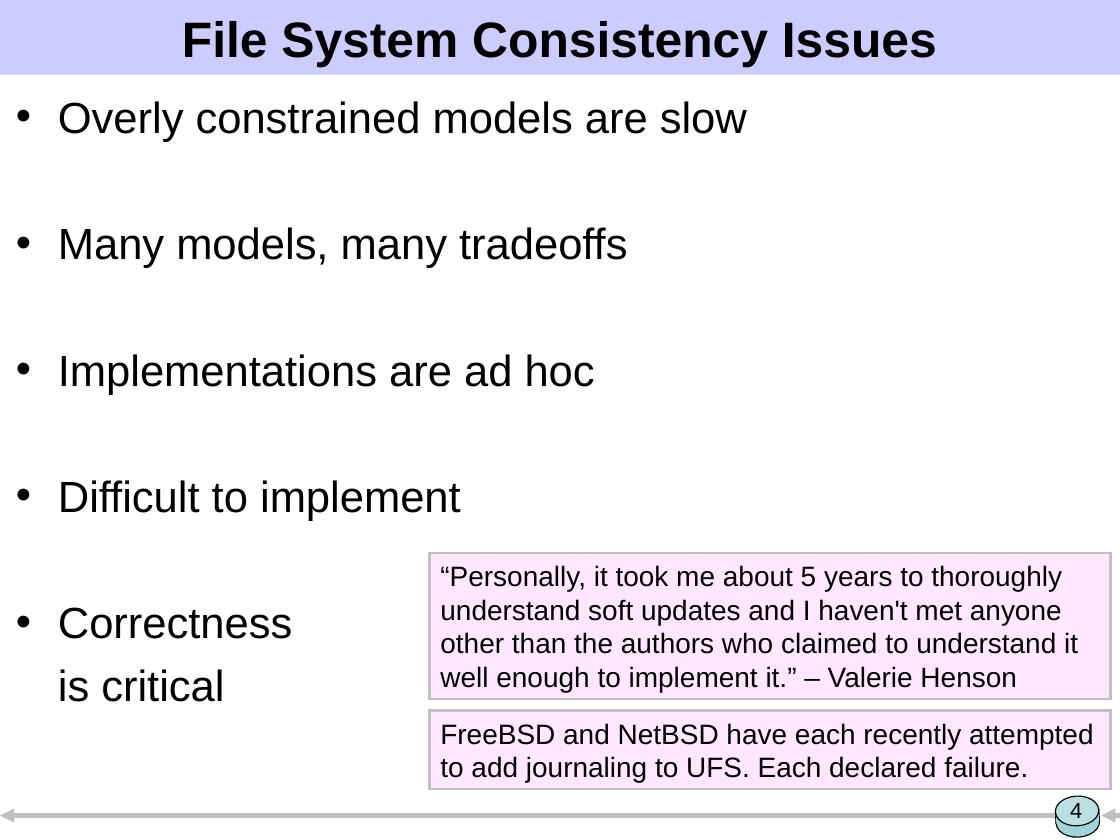
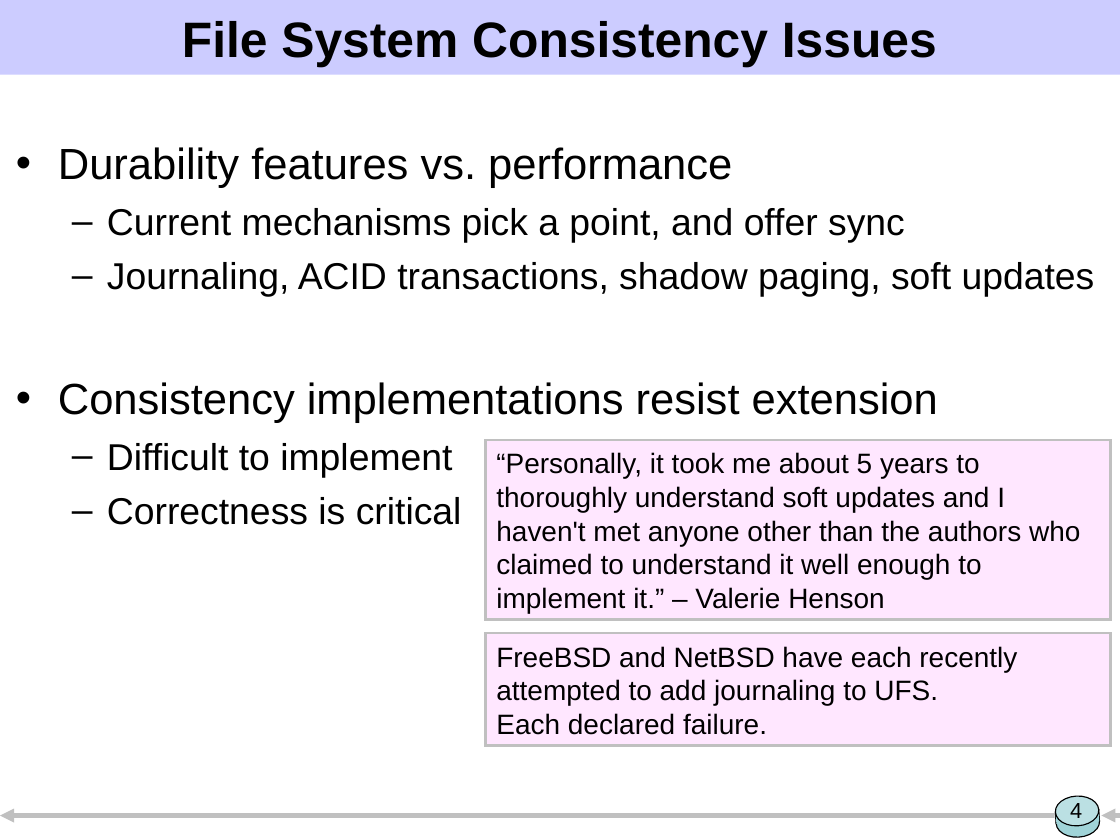
Before and after one commit to ucla-readable/fstitch-doc, a slide deck: slide 4 of sosp/pres.ppt. Drawn at 1120x840 pixels with LibreOffice and Linux fonts; fonts in the diff are those of the drawing. Boxes give left, top, right and bottom in pixels: in the first picture for what was removed or moved away, otherwise in the second. Text is boxed around its words. In the diff, an @@ line names an element or a change of style, - is before the commit and + after.

```diff
--- a/sosp/pres.ppt
+++ b/sosp/pres.ppt
@@ text "Durability features vs. performance": place and size @@
-text "Durability features vs. performance" at bbox=[58, 101, 747, 702]
+text "Durability features vs. performance" at bbox=[58, 147, 1095, 525]
@@ text at bbox=[58, 147, 1095, 423]: text changed; size 28 to 24 pt @@
-• Overly constrained models are slow
-• Many models, many tradeoffs
-• Implementations are ad hoc
+• Durability features vs. performance
+  – Current mechanisms pick a point, and offer sync
+  – Journaling, ACID transactions, shadow paging, soft updates
+• Consistency implementations resist extension
@@ text at bbox=[107, 443, 452, 477]: size 28 to 24 pt in "Difficult to implement"; bullet • to –; list level 1 to 2 in "Difficult to implement" @@
@@ rectangle "“Personally, it took me about ...": place and size @@
-rectangle "“Personally, it took me about ..." at bbox=[429, 553, 1110, 699]
+rectangle "“Personally, it took me about ..." at bbox=[485, 440, 1110, 619]
@@ text at bbox=[107, 497, 462, 525]: text changed; size 28 to 24 pt @@
-• Correctness
-is critical
+  – Correctness is critical
@@ rectangle "FreeBSD and NetBSD have each ...": place and size @@
-rectangle "FreeBSD and NetBSD have each ..." at bbox=[429, 710, 1110, 788]
+rectangle "FreeBSD and NetBSD have each ..." at bbox=[485, 633, 1110, 745]
@@ text in rectangle at bbox=[496, 646, 1017, 735]: text changed @@
-FreeBSD and NetBSD have each recently attempted to add journaling to UFS. Each declared failure.
+FreeBSD and NetBSD have each recently attempted to add journaling to UFS.
+Each declared failure.
```
Also in this commit, not shown: 16 other slides changed, 1 slide added, 1 slide removed.
